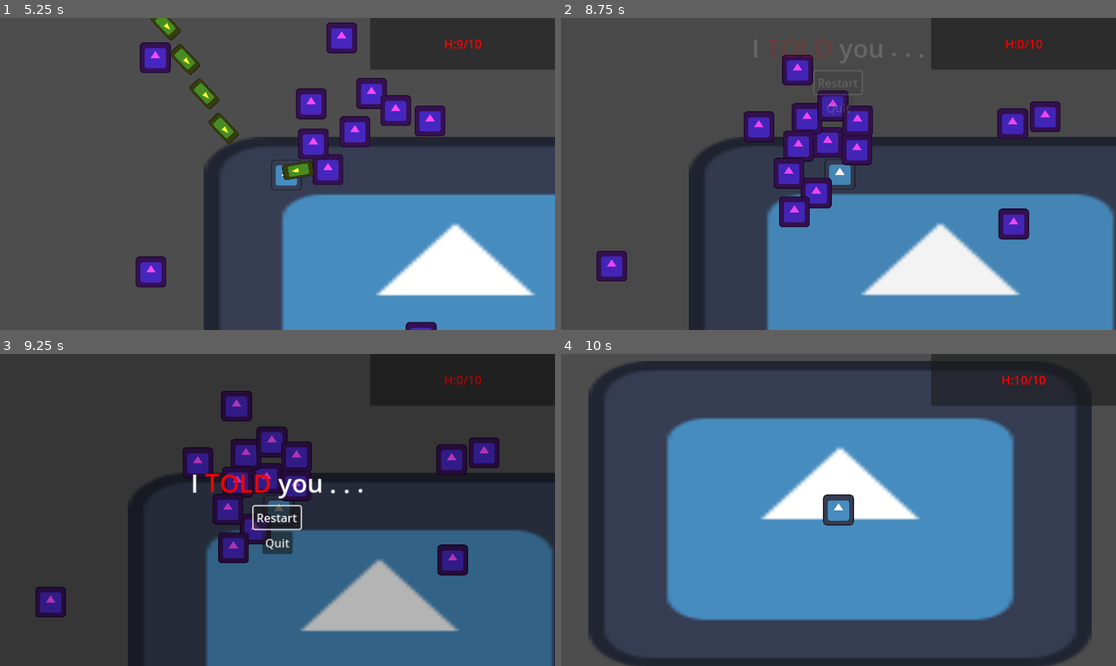
Above: before the commit, frames 1-4 (two rows, left to right).
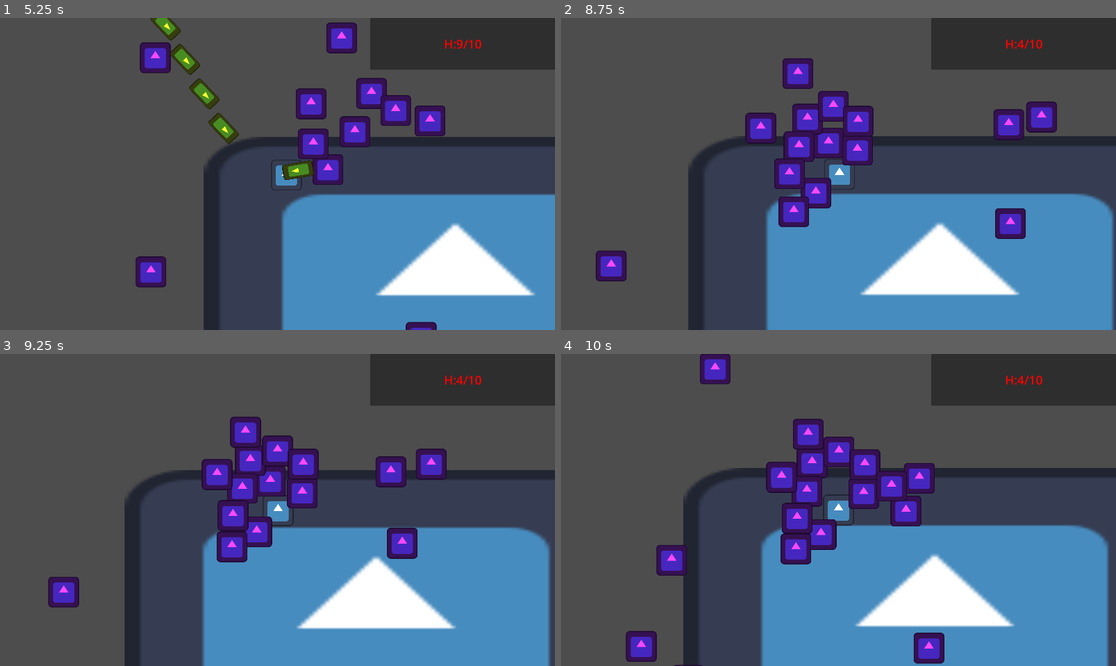
Above: after the commit, the same moments.

Repository: PixelSaver/it-gets-worse
Game: Godot game, scene res://UI/main_menu.tscn
The game is run twice, just before and just after one commit, with the same random seed, the same clock (stepped at 60 frames per second) and the same inputs. The engine's default icon, where the game draws it, is replaced by a stand-in: a white triangle on a blue panel in a dark square.
Inputs (mouse positions are in pixels of both pictures, inside the frame that each line leads up to):
- Up to frame 1 (5.25 s): click "> Continue Previous Game <" at 0.5 s; tap Enter at 1.25 s; move the mouse to (249, 236) at 1.27 s; press the mouse at (249, 236) at 1.28 s; hold W (up) 1.28-2.78 s; move the mouse to (444, 220) at 2.02 s; release the mouse at (444, 220) at 2.03 s; click (444, 220) at 2.1 s; move the mouse to (111, 127) at 2.77 s; press the mouse at (111, 127) at 2.78 s; hold A (left) 2.78-4.28 s; move the mouse to (305, 174) at 3.52 s; release the mouse at (305, 174) at 3.53 s; click (305, 174) at 3.6 s; move the mouse to (194, 96) at 4.27 s; press the mouse at (194, 96) at 4.28 s; hold S (down) 4.28-5.03 s; move the mouse to (399, 158) at 5.02 s; release the mouse at (399, 158) at 5.03 s; hold D (right) from 5.03 s (still down); click (399, 158) at 5.1 s
- Up to frame 2 (8.75 s): move the mouse to (727, 189) at 5.77 s; release D (right) at 5.78 s; press the mouse at (727, 189) at 5.78 s; hold W (up) 5.78-6.53 s; move the mouse to (894, 105) at 6.52 s; release the mouse at (894, 105) at 6.53 s; hold D (right) from 6.53 s (still down); click (894, 105) at 6.6 s; move the mouse to (810, 236) at 7.27 s; press the mouse at (810, 236) at 7.28 s; move the mouse to (1005, 220) at 8.02 s; release the mouse at (1005, 220) at 8.03 s; click (1005, 220) at 8.1 s
- Up to frame 3 (9.25 s): release D (right) at 8.75 s; click (277, 419) at 8.75 s, where only the run before the commit has a clickable "Restart"
- Up to frame 4 (10 s): click (838, 516) at 9.5 s, where only the run before the commit has a clickable "Restart"

Frame 1 is identical in both runs. In frame 2, 3.1% of the frame differs, in the area x 6-100%, y 6-100%; in frame 3, 38%; in frame 4, 53%, in the area x 4-100%, y 0-100%.

Commit message:
invulnerability

Diff:
--- a/Scenes/main.tscn
+++ b/Scenes/main.tscn
@@ -63,6 +63,7 @@
 collision_layer = 3
 collision_mask = 3
 health_component = NodePath("../HealthComponent")
+invulnerability_timer = 0.5
 
 [node name="CollisionShape2D" type="CollisionShape2D" parent="Player/HitboxComponent"]
 shape = SubResource("CircleShape2D_ynf5e")
--- a/Scripts/Components/HitboxComponent.gd
+++ b/Scripts/Components/HitboxComponent.gd
@@ -2,10 +2,21 @@
 class_name HitboxComponent
 
 @export var health_component : HealthComponent
+@export var invulnerability_timer = 0.0
+var invulnerable := false
 
 func damage(attack: Attack):
+	if invulnerable: return
+
 	if health_component:
 		health_component.damage(attack)
 
 		if get_parent() is Player:
 			get_parent().velocity = (global_position - attack.atk_pos) * attack.knockback_str
+		if invulnerability_timer > 0.0:
+			invulnerable = true
+			await get_tree().create_timer(invulnerability_timer).timeout
+			invulnerable = false
+func _process(delta: float) -> void:
+	if invulnerable:
+		print("invulnerable")
